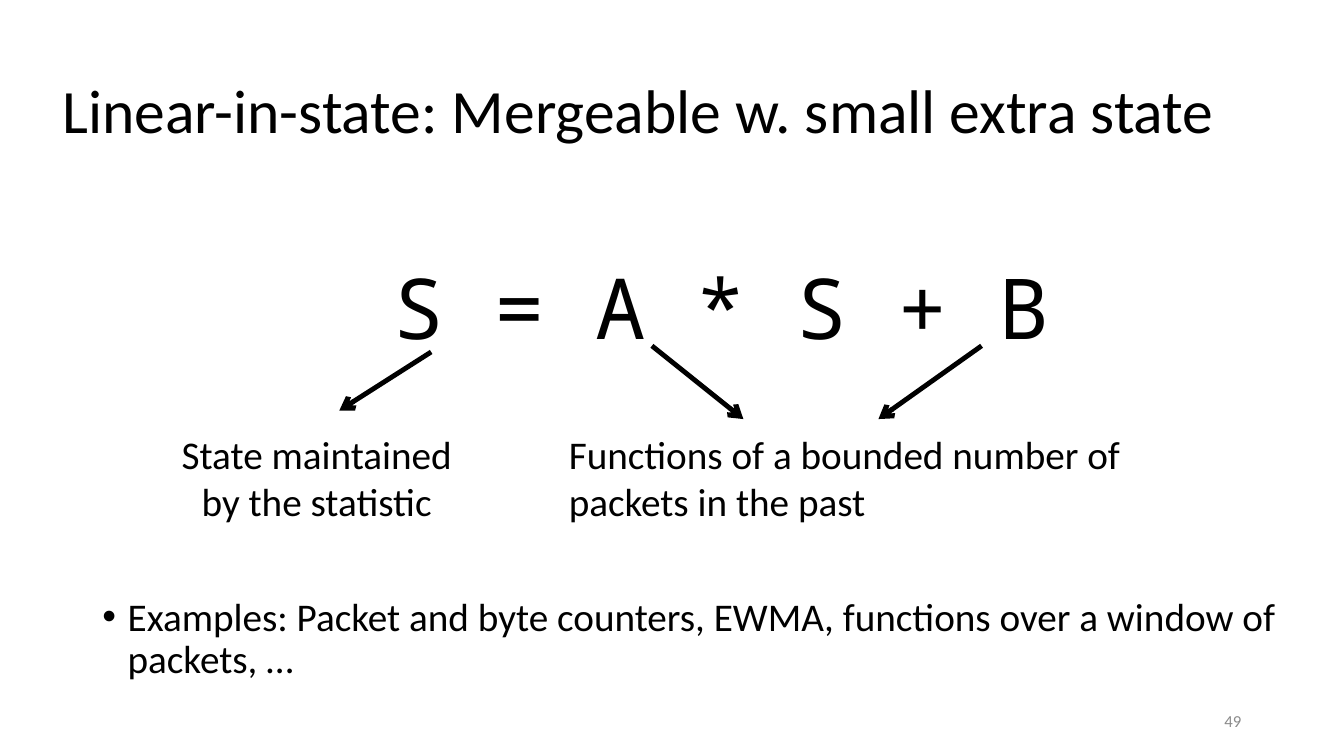
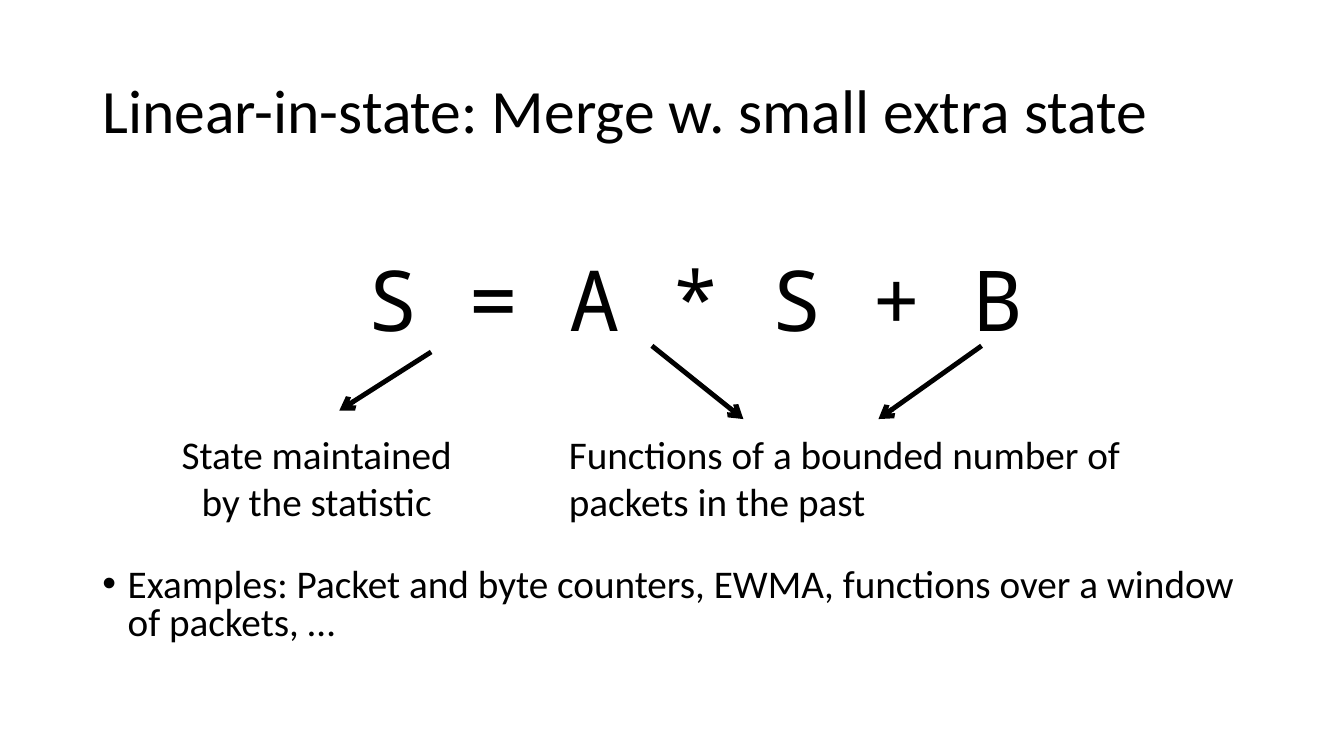
Before and after one commit to anirudhSK/pifo-domino-marple-ppts, a slide deck: slide 49 of uw_talk.pptx. Drawn at 1344x756 pixels with LibreOffice and Linux fonts; fonts in the diff are those of the drawing. Boxes give left, top, right and bottom in pixels: in the first picture for what was removed or moved away, otherwise in the second. Text is boxed around its words. In the diff, an @@ line names an element or a change of style, - is before the commit and + after.

```diff
--- a/uw_talk.pptx
+++ b/uw_talk.pptx
@@ title at box(102, 90, 1147, 144): text changed @@
-Linear-in-state: Mergeable w. small extra state
+Linear-in-state: Merge w. small extra state
@@ text "S = A * S ..." at box(128, 270, 1234, 643): line spacing 0.9 to 0.8 @@
@@ page number removed at box(1224, 716, 1241, 727) @@
-49
```
Also in this commit, not shown: 16 other slides changed, 2 slides added, 1 slide removed.
